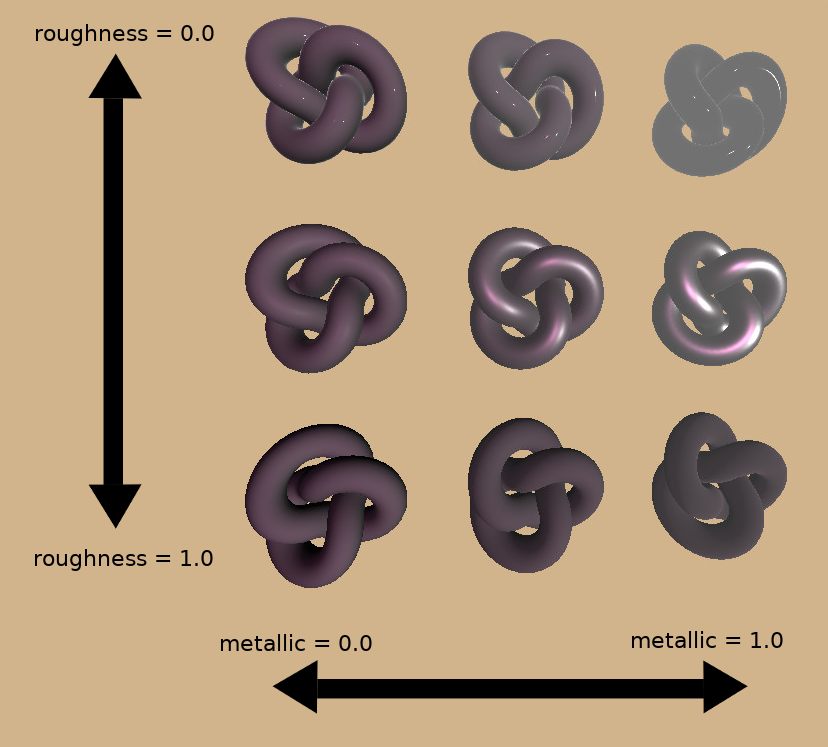
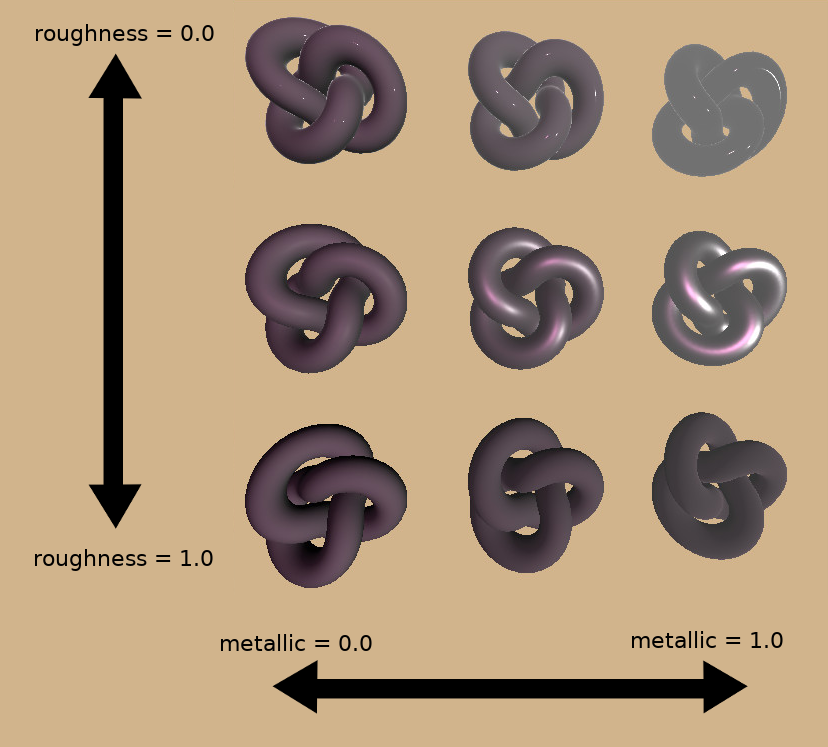
Revision of a layered 828px x 747px image; what changed, layer by layer:
painted on "arrow vert" over [104, 98, 123, 485]
painted on "arrow horiz" over [104, 484, 704, 698]
